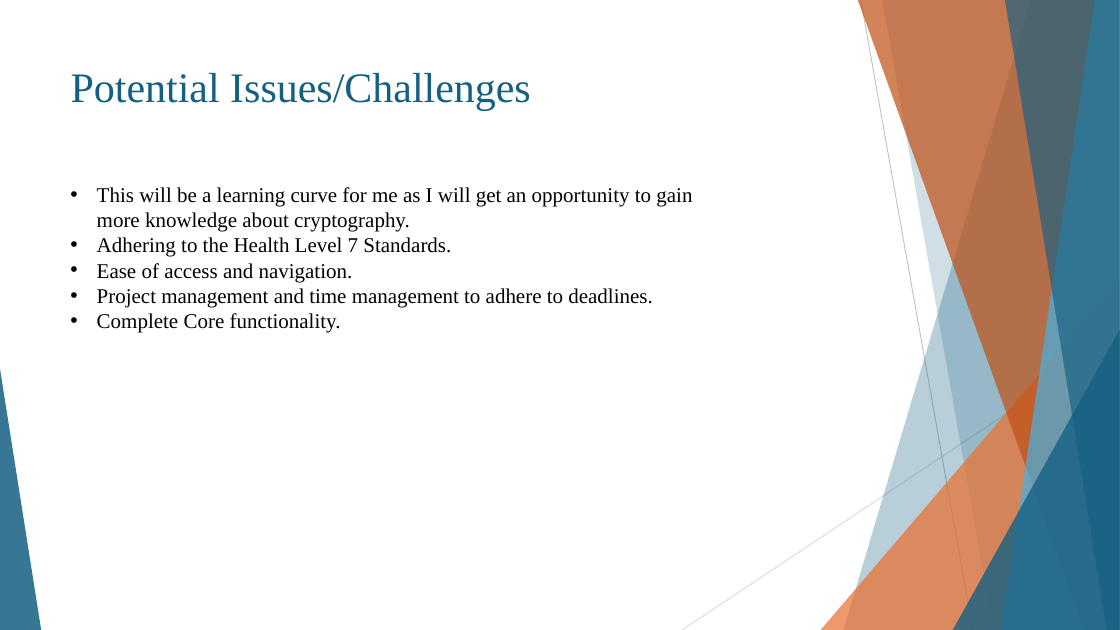
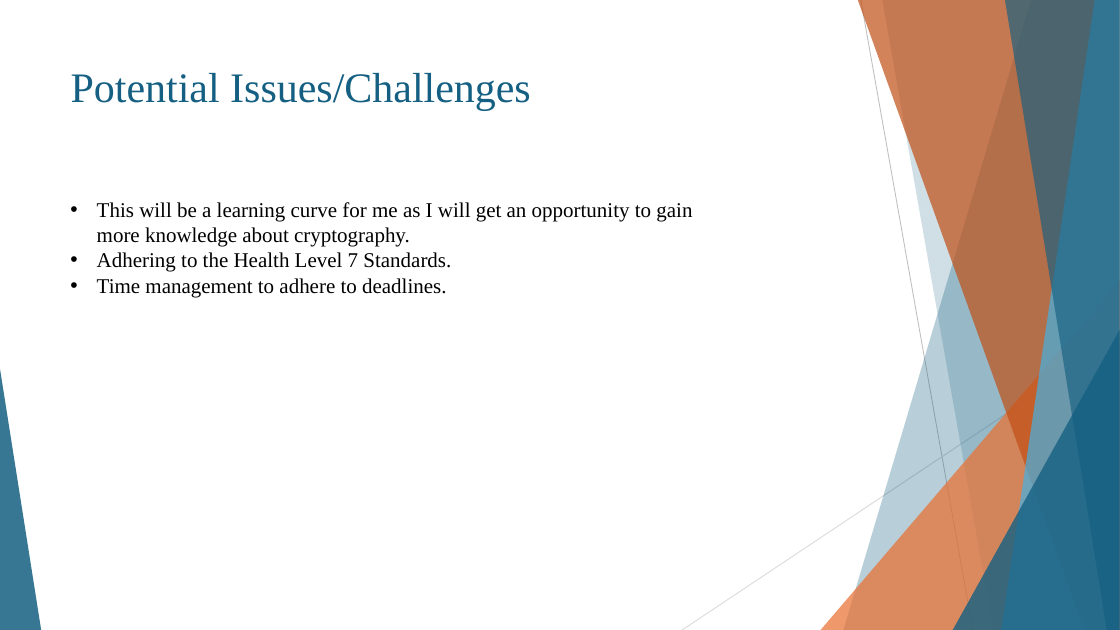
Before and after one commit to Qadeer1813/Project-Y4, a slide deck: slide 8 of Elderly Care Management System(ECMS) Presentation.pptx (slide 7 before the commit). Drawn at 1120x630 pixels with LibreOffice and Linux fonts; fonts in the diff are those of the drawing. Boxes give left, top, right and bottom in pixels: in the first picture for what was removed or moved away, otherwise in the second. Text is boxed around its words. In the diff, an @@ line names an element or a change of style, - is before the commit and + after.

```diff
--- a/Elderly Care Management System(ECMS) Presentation.pptx
+++ b/Elderly Care Management System(ECMS) Presentation.pptx
@@ text "This will be a learning ...": place and size @@
-text "This will be a learning ..." at <box>97,187,692,333</box>
+text "This will be a learning ..." at <box>97,202,692,297</box>
@@ text at <box>97,278,446,297</box>: text changed @@
-• Ease of access and navigation.
-• Project management and time management to adhere to deadlines.
-• Complete Core functionality.
+• Time management to adhere to deadlines.
```
Also in this commit, not shown: 3 other slides changed, 3 slides added, 1 slide removed.
